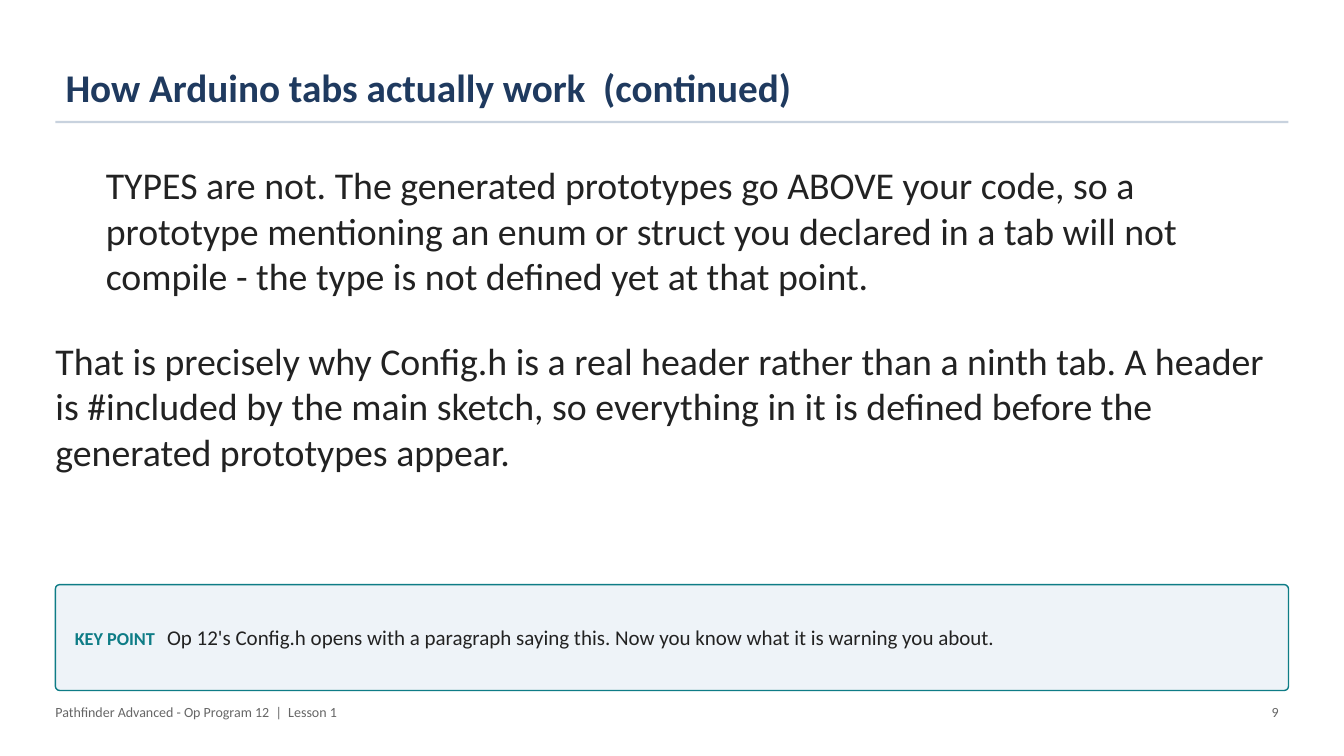
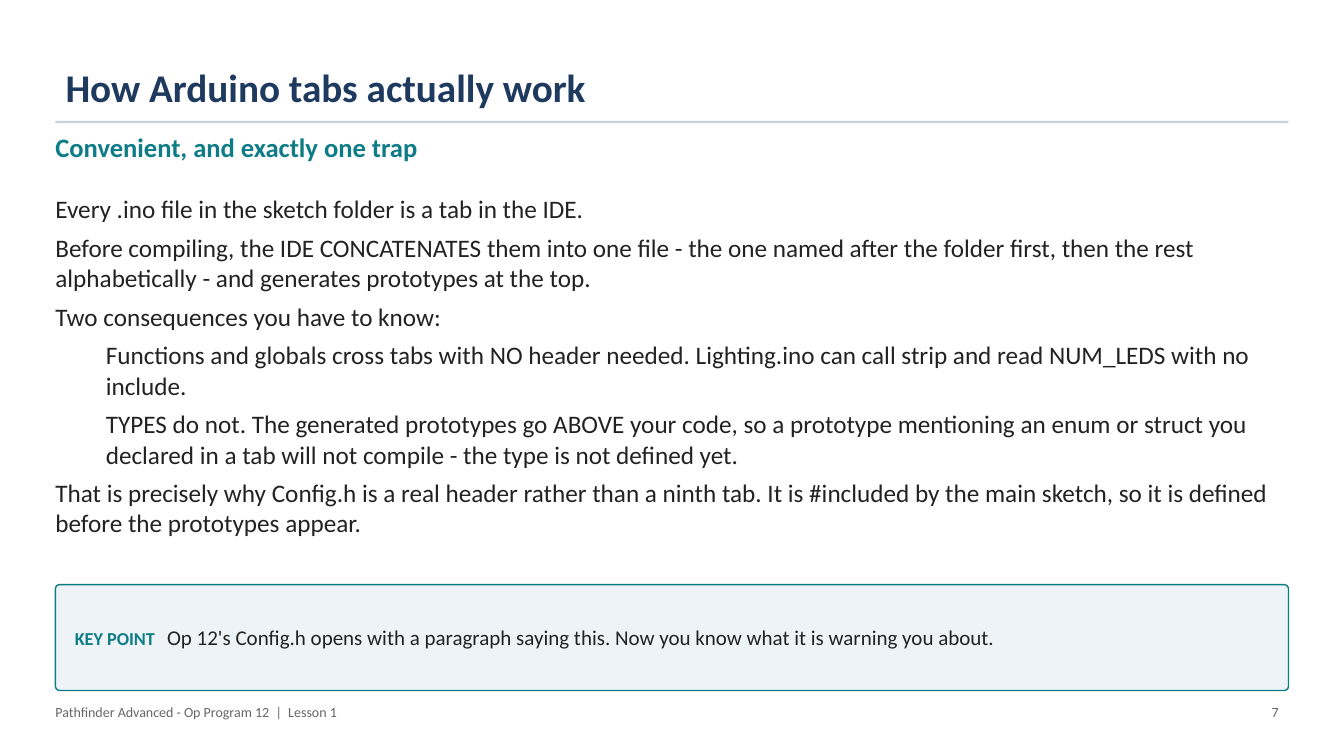
Before and after one commit to PorpoiseRobotics/porpoise-robotics, a slide deck: slide 8 of ground-vehicle/docs/courses/advanced/l1_architecture_and_toolchain.pptx (slide 10 before the commit). Drawn at 1344x756 pixels with LibreOffice and Linux fonts; fonts in the diff are those of the drawing. Boxes give left, top, right and bottom in pixels: in the first picture for what was removed or moved away, otherwise in the second. Text is boxed around its words. In the diff, an @@ line names an element or a change of style, - is before the commit and + after.

```diff
--- a/ground-vehicle/docs/courses/advanced/l1_architecture_and_toolchain.pptx
+++ b/ground-vehicle/docs/courses/advanced/l1_architecture_and_toolchain.pptx
@@ title at bbox=[66, 74, 586, 108]: text changed @@
-How Arduino tabs actually work (continued)
+How Arduino tabs actually work
@@ text added at bbox=[55, 138, 417, 162], 19 pt, text #0E7C86, bold @@
+Convenient, and exactly one trap
@@ text at bbox=[55, 200, 1267, 536]: text changed; size 27 to 18 pt @@
-  TYPES are not. The generated prototypes go ABOVE your code, so a prototype mentioning an enum or struct you declared in a tab will not compile - the type is not defined yet at that point.
-That is precisely why Config.h is a real header rather than a ninth tab. A header is #included by the main sketch, so everything in it is defined before the generated prototypes appear.
+Every .ino file in the sketch folder is a tab in the IDE.
+Before compiling, the IDE CONCATENATES them into one file - the one named after the folder first, then the rest alphabetically - and generates prototypes at the top.
+Two consequences you have to know:
+  Functions and globals cross tabs with NO header needed. Lighting.ino can call strip and read NUM_LEDS with no include.
+  TYPES do not. The generated prototypes go ABOVE your code, so a prototype mentioning an enum or struct you declared in a tab will not compile - the type is not defined yet.
+That is precisely why Config.h is a real header rather than a ninth tab. It is #included by the main sketch, so it is defined before the prototypes appear.
@@ text at bbox=[1272, 708, 1279, 717]: text changed @@
-9
+7
```
Also in this commit, not shown: 14 other slides changed, 3 slides removed, 17 other files.
